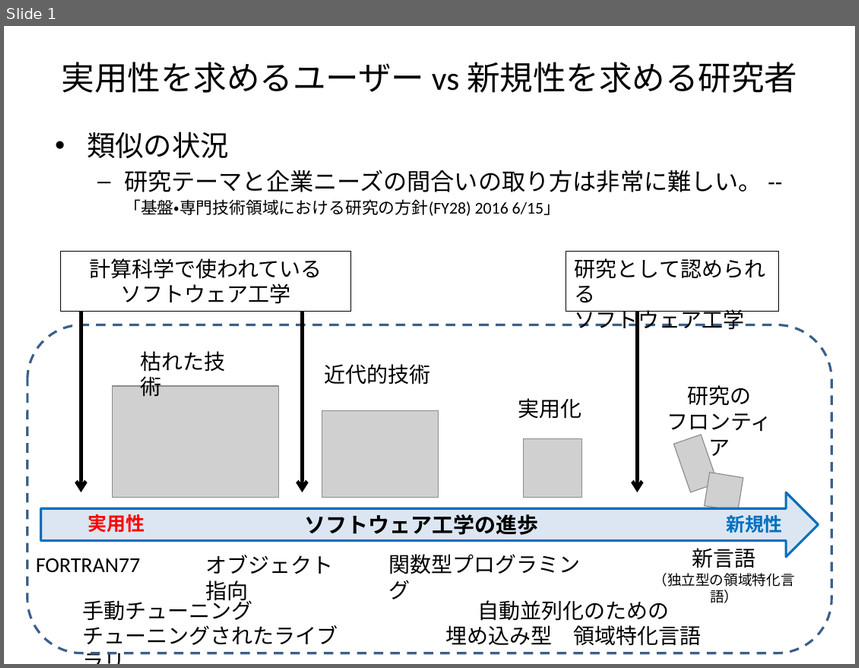
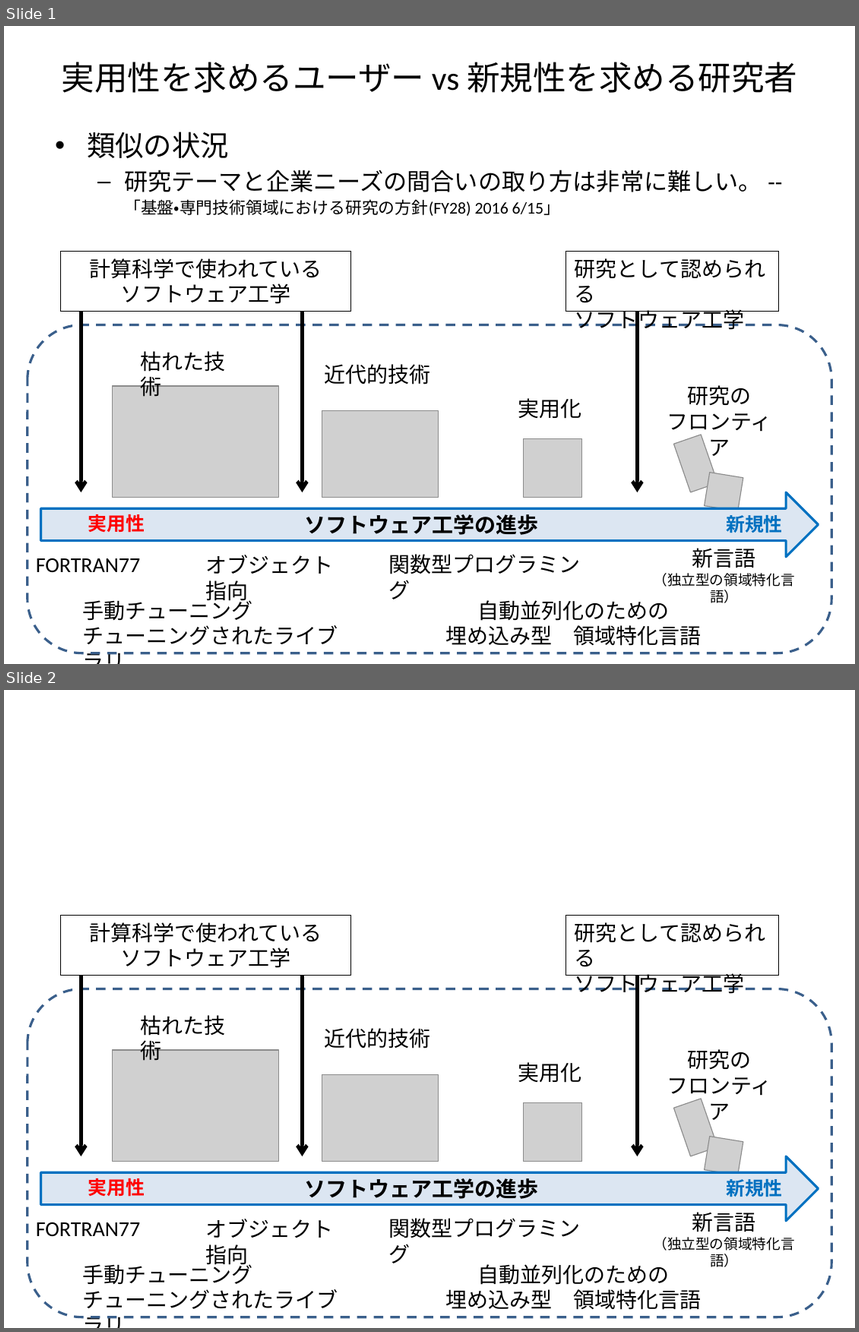
Before and after one commit to masa-ito/ProtoToPoisson, a slide deck: doc/source/NoveltyVsUtility.pptx. Shown one above the other, each under a label of ours: slide 1 before the commit, slides 1 and 2 after it. The pictures are 859x668 and 859x1332 pixels, drawn with LibreOffice and Linux fonts; fonts in the diff are those of the drawing; grey boxes stand for pictures. Boxes give left, top, right and bottom in pixels: in the first picture for what was removed or moved away, otherwise in the second. Text is boxed around its words. In the diff, an @@ line names an element or a change of style, - is before the commit and + after.

Commit message:
NoveltyVsUtility.* added

```diff
--- a/doc/source/NoveltyVsUtility.pptx
+++ b/doc/source/NoveltyVsUtility.pptx
@@ slide 2 added at (4,690,855,1328), background #FFFFFF @@
@@ rectangle added at (61,916,351,976), outline #000000 0.75 pt, 18 pt, text #000000 @@
+計算科学で使われている
+ソフトウェア工学
@@ rectangle added at (566,916,778,976), outline #000000 0.75 pt, 18 pt, text #000000 @@
+研究として認められる
+ソフトウェア工学
@@ arrow added from (82, 976) to (82, 1157), #000000 3 pt @@
@@ arrow added from (302, 976) to (302, 1157), #000000 3 pt @@
@@ arrow added from (637, 976) to (637, 1157), #000000 3 pt @@
@@ rounded rectangle added at (28,989,832,1317), outline #3A5F8C 2 pt dashed @@
@@ text added at (141,1015,226,1061), 18 pt, text #000000 @@
+枯れた技術
@@ text added at (324,1028,430,1049), 18 pt, text #000000 @@
+近代的技術
@@ picture added at (112,1050,278,1161) @@
@@ text added at (667,1049,772,1125), 18 pt, text #000000 @@
+研究の
+フロンティア
@@ picture added at (322,1075,438,1161) @@
@@ text added at (519,1062,582,1083), 18 pt, text #000000 @@
+実用化
@@ picture added at (674,1099,718,1157) @@
@@ picture added at (523,1103,582,1161) @@
@@ picture added at (705,1137,743,1176) @@
@@ right arrow added at (40,1157,818,1221), fill #DCE6F2, outline #0070C0 2 pt, 18 pt, text #000000, bold @@
+ソフトウェア工学の進歩
@@ text added at (88,1179,145,1197), 16 pt, text #FF0000, bold @@
+実用性
@@ text added at (726,1179,782,1197), 16 pt, text #0070C0, bold @@
+新規性
@@ text added at (653,1212,794,1268), 12 pt, text #000000 @@
+新言語
+（独立型の領域特化言語）
@@ text added at (36,1223,140,1237), 18 pt, text #000000 @@
+FORTRAN77
@@ text added at (205,1219,333,1269), 18 pt, text #000000 @@
+オブジェクト指向
@@ text added at (389,1218,581,1239), 18 pt, text #000000 @@
+関数型プログラミング
@@ text added at (83,1262,338,1309), 18 pt, text #000000 @@
+手動チューニング
+チューニングされたライブラリ
@@ text added at (446,1265,702,1310), 18 pt, text #000000 @@
+自動並列化のための
+埋め込み型 領域特化言語
```
